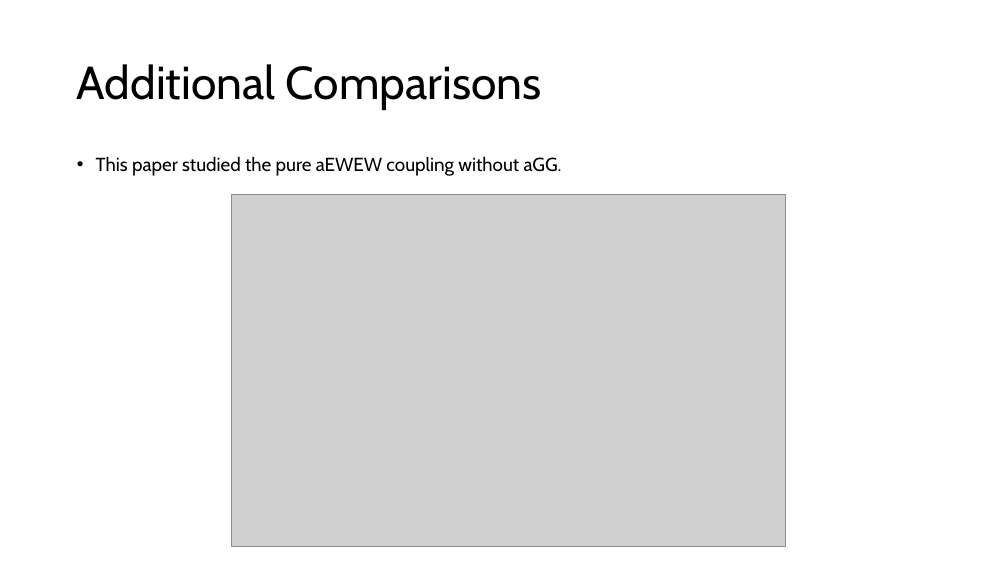
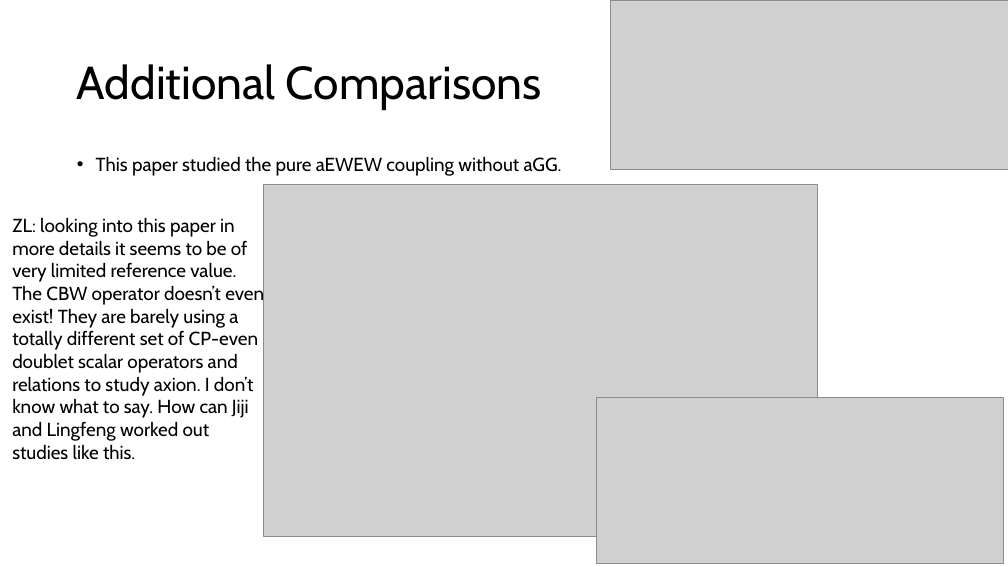
Before and after one commit to ZhenLiuPhys/AxionMuC, a slide deck: slide 14 of Slides/ZL_note_productions.pptx (slide 6 before the commit). Drawn at 1008x567 pixels with LibreOffice and Linux fonts; fonts in the diff are those of the drawing; grey boxes stand for pictures. Boxes give left, top, right and bottom in pixels: in the first picture for what was removed or moved away, otherwise in the second. Text is boxed around its words. In the diff, an @@ line names an element or a change of style, - is before the commit and + after.

```diff
--- a/Slides/ZL_note_productions.pptx
+++ b/Slides/ZL_note_productions.pptx
@@ picture added at (610, 0, 1008, 169) @@
@@ picture: place and size @@
-picture at (232, 194, 786, 547)
+picture at (264, 185, 817, 537)
@@ text added at (12, 217, 264, 460), 18 pt, text #000000 @@
+ZL: looking into this paper in more details it seems to be of very limited reference value.
+The CBW operator doesn’t even exist! They are barely using a totally different set of CP-even doublet scalar operators and relations to study axion. I don’t know what to say. How can Jiji and Lingfeng worked out studies like this.
@@ picture added at (597, 398, 1003, 564) @@
```
Also in this commit, not shown: 11 slides added.
